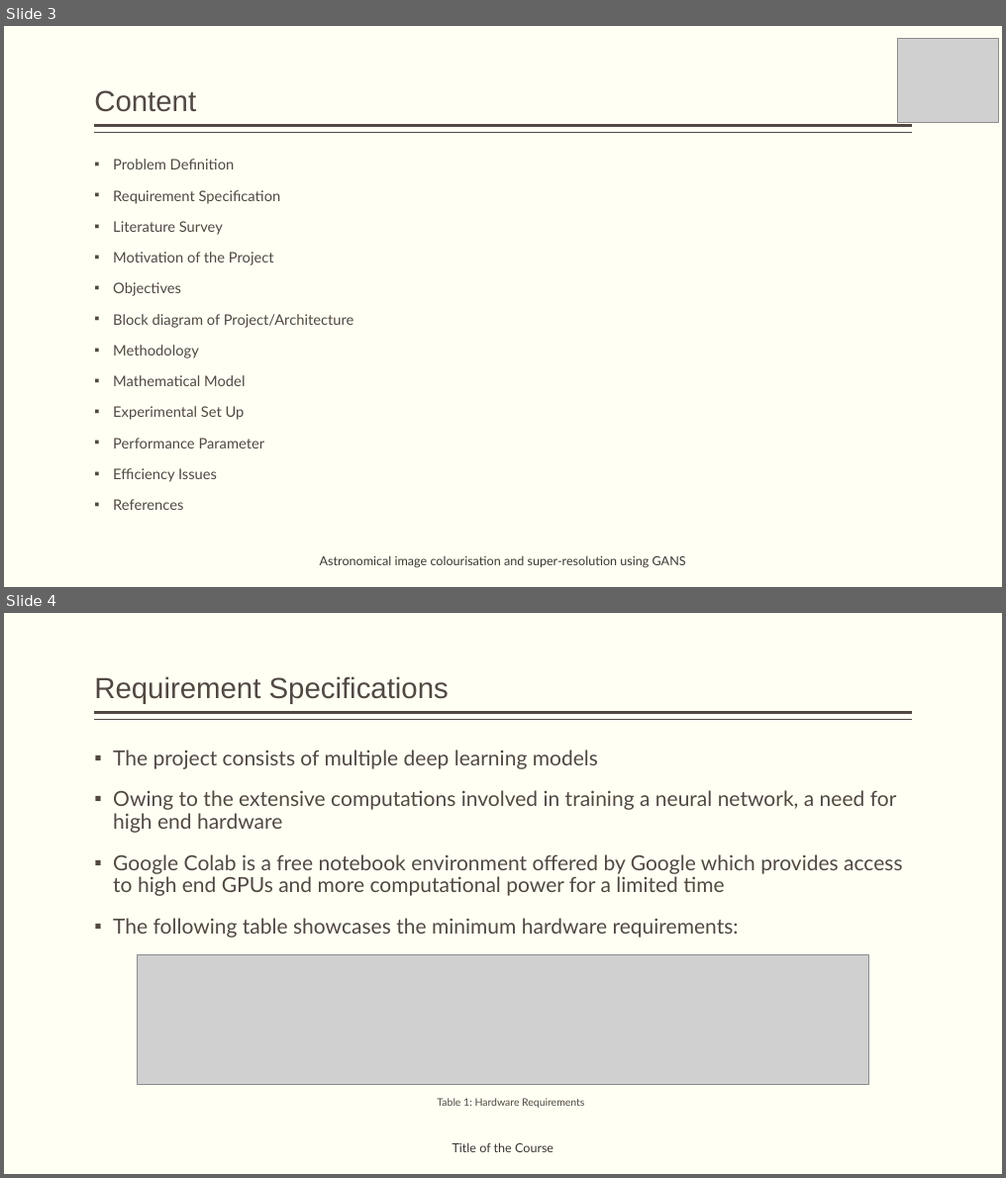
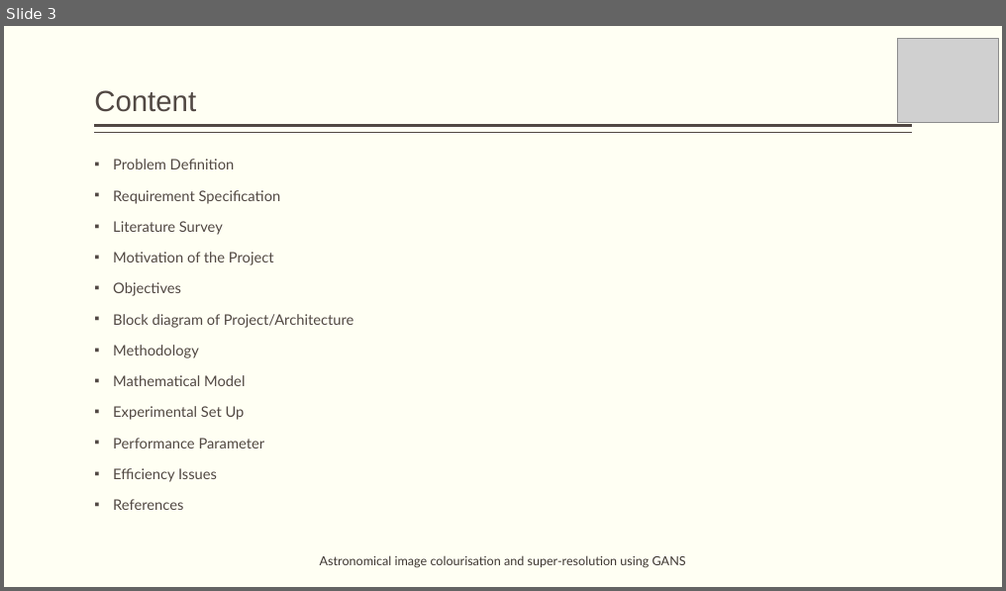
Before and after one commit to obi-wan-shinobi/Literature-Review, a slide deck: Presentation/Stage_1/stage_1_presentation.pptx. Shown one above the other, each under a label of ours: slides 3 and 4 before the commit, slide 3 after it. The pictures are 1006x1178 and 1006x591 pixels, drawn with LibreOffice and Linux fonts; fonts in the diff are those of the drawing; grey boxes stand for pictures. Boxes give left, top, right and bottom in pixels: in the first picture for what was removed or moved away, otherwise in the second. Text is boxed around its words. In the diff, an @@ line names an element or a change of style, - is before the commit and + after.

```diff
--- a/Presentation/Stage_1/stage_1_presentation.pptx
+++ b/Presentation/Stage_1/stage_1_presentation.pptx
@@ slide 4 removed at [4,613,1002,1174], background #FFFFF3; not listed: 2 template elements that a slide beside it also shows @@
@@ title removed at [94,676,449,704] @@
-Requirement Specifications
@@ text removed at [113,750,902,938] @@
-▪ The project consists of multiple deep learning models
-▪ Owing to the extensive computations involved in training a neural network, a need for high end hardware
-▪ Google Colab is a free notebook environment offered by Google which provides access to high end GPUs and more computational power for a limited time
-▪ The following table showcases the minimum hardware requirements:
@@ picture removed at [137,956,868,1084] @@
@@ text removed at [437,1098,584,1108] @@
-Table 1: Hardware Requirements
@@ text removed at [452,1143,553,1153] @@
-Title of the Course
```
Also in this commit, not shown: 18 slides changed, 1 slide added, 2 other slides removed, 9 other files.
